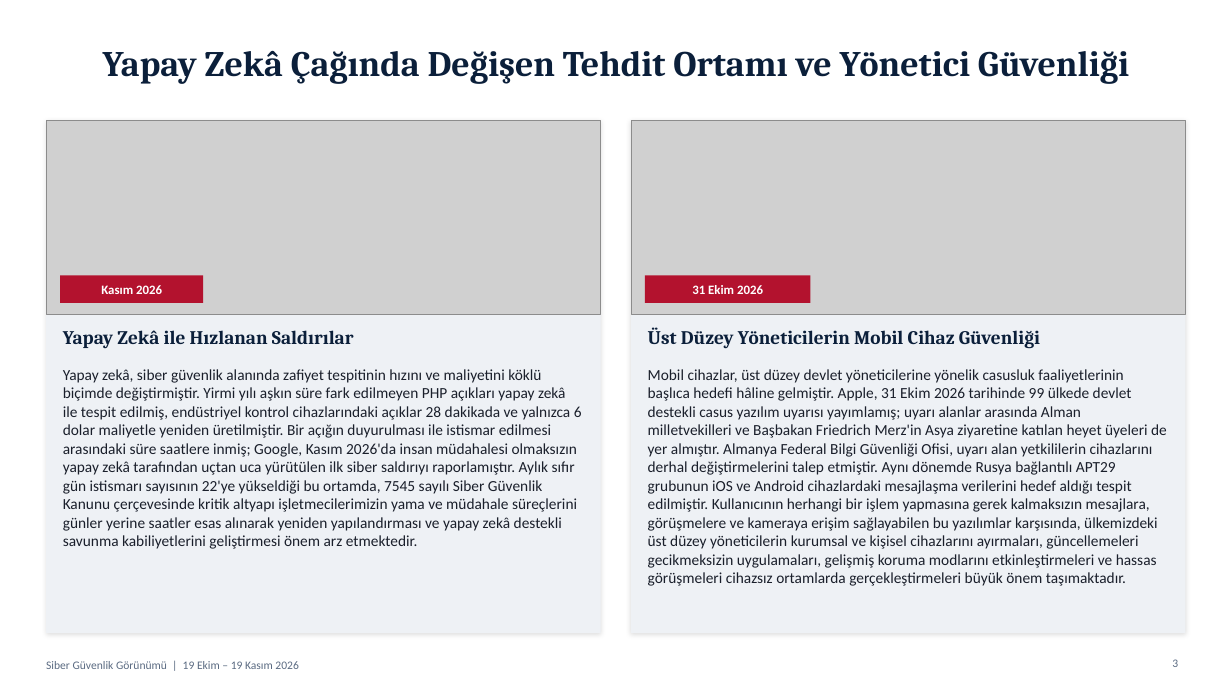
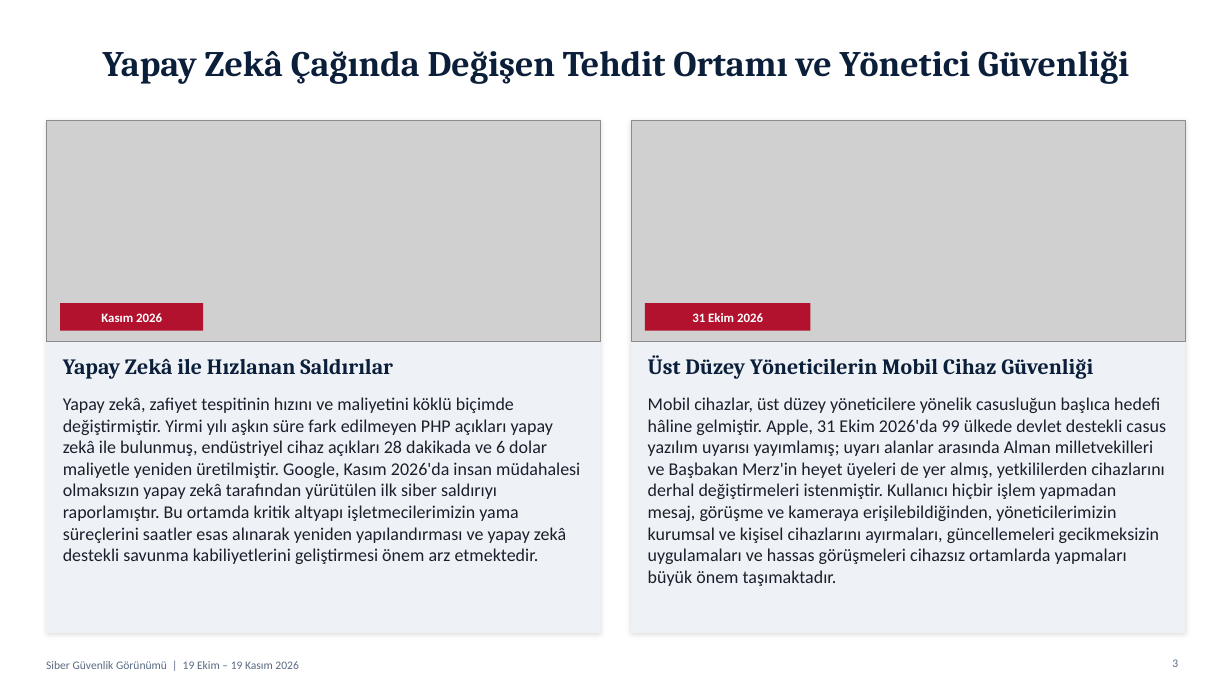
Before and after one commit to siberguvenlikhaberler/siberguvenlik, a slide deck: slide 3 of sunum/Siber_Guvenlik_Sunum.pptx. Drawn at 1232x693 pixels with LibreOffice and Linux fonts; fonts in the diff are those of the drawing; grey boxes stand for pictures. Boxes give left, top, right and bottom in pixels: in the first picture for what was removed or moved away, otherwise in the second. Text is boxed around its words. In the diff, an @@ line names an element or a change of style, - is before the commit and + after.

```diff
--- a/sunum/Siber_Guvenlik_Sunum.pptx
+++ b/sunum/Siber_Guvenlik_Sunum.pptx
@@ picture: place and size @@
-picture at (46, 120, 601, 314)
+picture at (46, 120, 601, 342)
@@ picture: place and size @@
-picture at (631, 120, 1186, 314)
+picture at (631, 120, 1186, 342)
@@ text "Yapay Zekâ ile Hızlanan Saldırılar" at (63, 358, 393, 379): size 15 to 17 pt @@
@@ 2 rectangles, 2 texts: place and size @@
-2 rectangles, 2 texts at (60, 275, 1040, 349)
+2 rectangles, 2 texts at (60, 303, 1093, 379)
@@ text "Üst Düzey Yöneticilerin Mobil Cihaz ..." at (648, 355, 1093, 379): size 15 to 17 pt @@
@@ text at (63, 397, 580, 564): text changed; size 12 to 14 pt @@
-Yapay zekâ, siber güvenlik alanında zafiyet tespitinin hızını ve maliyetini köklü biçimde değiştirmiştir. Yirmi yılı aşkın süre fark edilmeyen PHP açıkları yapay zekâ ile tespit edilmiş, endüstriyel kontrol cihazlarındaki açıklar 28 dakikada ve yalnızca 6 dolar maliyetle yeniden üretilmiştir. Bir açığın duyurulması ile istismar edilmesi arasındaki süre saatlere inmiş; Google, Kasım 2026'da insan müdahalesi olmaksızın yapay zekâ tarafından uçtan uca yürütülen ilk siber saldırıyı raporlamıştır. Aylık sıfır gün istismarı sayısının 22'ye yükseldiği bu ortamda, 7545 sayılı Siber Güvenlik Kanunu çerçevesinde kritik altyapı işletmecilerimizin yama ve müdahale süreçlerini günler yerine saatler esas alınarak yeniden yapılandırması ve yapay zekâ destekli savunma kabiliyetlerini geliştirmesi önem arz etmektedir.
+Yapay zekâ, zafiyet tespitinin hızını ve maliyetini köklü biçimde değiştirmiştir. Yirmi yılı aşkın süre fark edilmeyen PHP açıkları yapay zekâ ile bulunmuş, endüstriyel cihaz açıkları 28 dakikada ve 6 dolar maliyetle yeniden üretilmiştir. Google, Kasım 2026'da insan müdahalesi olmaksızın yapay zekâ tarafından yürütülen ilk siber saldırıyı raporlamıştır. Bu ortamda kritik altyapı işletmecilerimizin yama süreçlerini saatler esas alınarak yeniden yapılandırması ve yapay zekâ destekli savunma kabiliyetlerini geliştirmesi önem arz etmektedir.
@@ text at (648, 397, 1166, 586): text changed; size 12 to 14 pt @@
-Mobil cihazlar, üst düzey devlet yöneticilerine yönelik casusluk faaliyetlerinin başlıca hedefi hâline gelmiştir. Apple, 31 Ekim 2026 tarihinde 99 ülkede devlet destekli casus yazılım uyarısı yayımlamış; uyarı alanlar arasında Alman milletvekilleri ve Başbakan Friedrich Merz'in Asya ziyaretine katılan heyet üyeleri de yer almıştır. Almanya Federal Bilgi Güvenliği Ofisi, uyarı alan yetkililerin cihazlarını derhal değiştirmelerini talep etmiştir. Aynı dönemde Rusya bağlantılı APT29 grubunun iOS ve Android cihazlardaki mesajlaşma verilerini hedef aldığı tespit edilmiştir. Kullanıcının herhangi bir işlem yapmasına gerek kalmaksızın mesajlara, görüşmelere ve kameraya erişim sağlayabilen bu yazılımlar karşısında, ülkemizdeki üst düzey yöneticilerin kurumsal ve kişisel cihazlarını ayırmaları, güncellemeleri gecikmeksizin uygulamaları, gelişmiş koruma modlarını etkinleştirmeleri ve hassas görüşmeleri cihazsız ortamlarda gerçekleştirmeleri büyük önem taşımaktadır.
+Mobil cihazlar, üst düzey yöneticilere yönelik casusluğun başlıca hedefi hâline gelmiştir. Apple, 31 Ekim 2026'da 99 ülkede devlet destekli casus yazılım uyarısı yayımlamış; uyarı alanlar arasında Alman milletvekilleri ve Başbakan Merz'in heyet üyeleri de yer almış, yetkililerden cihazlarını derhal değiştirmeleri istenmiştir. Kullanıcı hiçbir işlem yapmadan mesaj, görüşme ve kameraya erişilebildiğinden, yöneticilerimizin kurumsal ve kişisel cihazlarını ayırmaları, güncellemeleri gecikmeksizin uygulamaları ve hassas görüşmeleri cihazsız ortamlarda yapmaları büyük önem taşımaktadır.
```
Also in this commit, not shown: 2 other slides changed.
